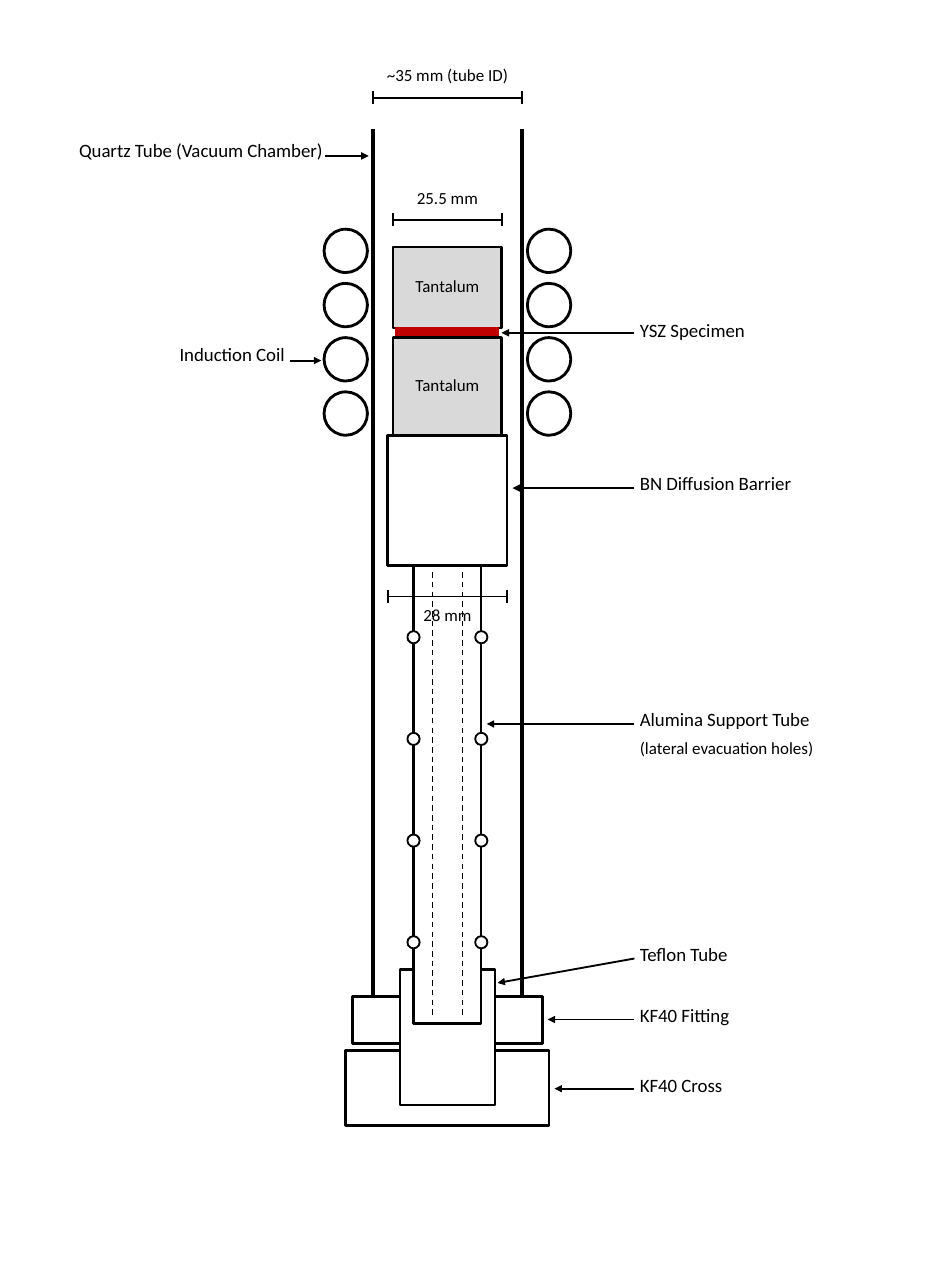
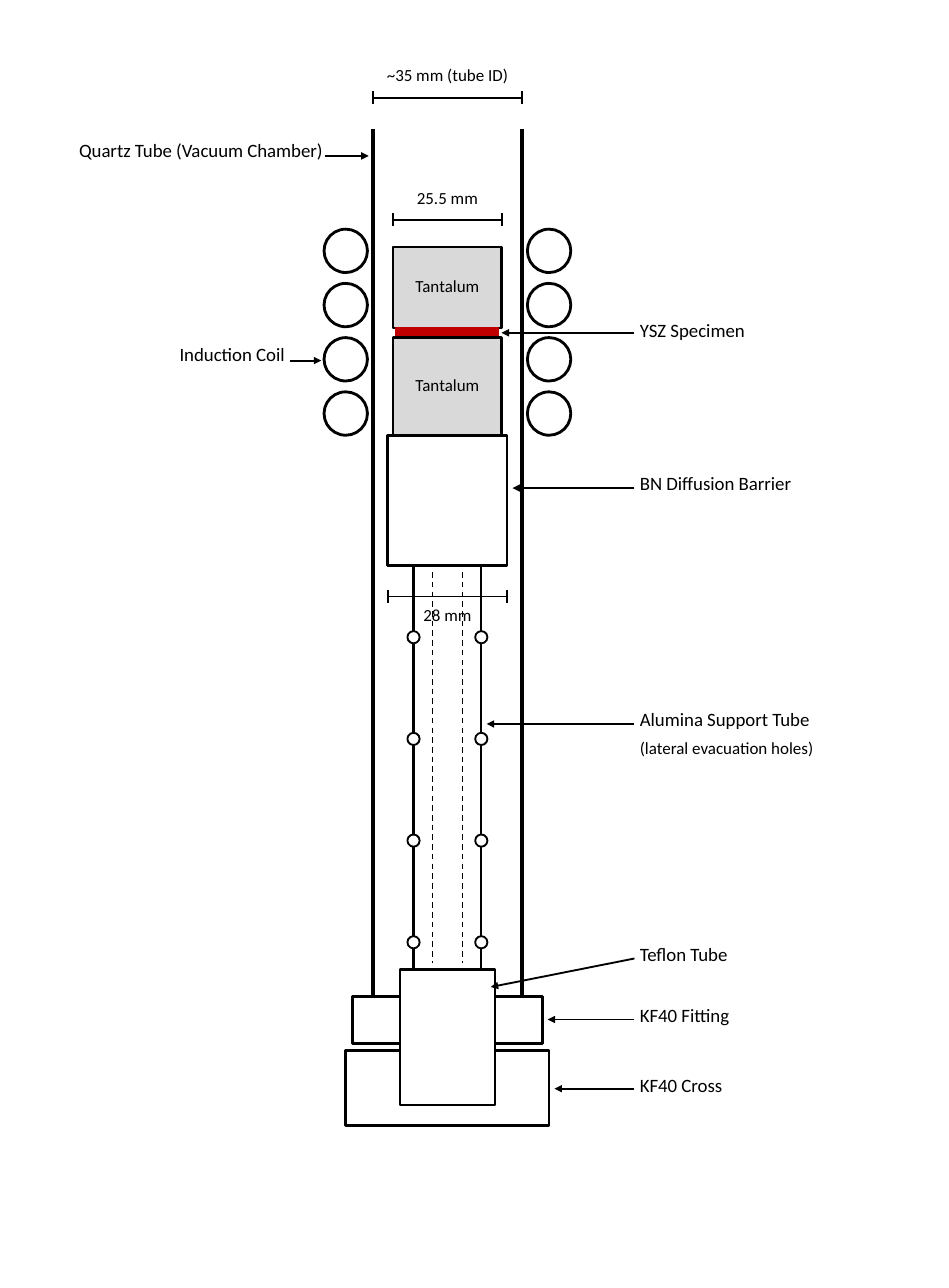
Before and after one commit to vertical-cloud-lab/custom-induction-furnace, a slide deck: slide 1 of docs/ysz-stack-schematic.pptx. Drawn at 949x1288 pixels with LibreOffice and Linux fonts; fonts in the diff are those of the drawing. Boxes give left, top, right and bottom in pixels: in the first picture for what was removed or moved away, otherwise in the second. Text is boxed around its words. In the diff, an @@ line names an element or a change of style, - is before the commit and + after.

```diff
--- a/docs/ysz-stack-schematic.pptx
+++ b/docs/ysz-stack-schematic.pptx
@@ rectangle: place and size @@
-rectangle at (413, 565, 481, 1024)
+rectangle at (413, 565, 481, 969)
@@ line moved from (432, 572) - (432, 1017) to (432, 572) - (432, 963) @@
@@ line moved from (462, 572) - (462, 1017) to (462, 572) - (462, 963) @@
@@ arrow moved from (634, 958) - (498, 983) to (634, 958) - (491, 987) @@
```
Also in this commit, not shown: 6 other files.
